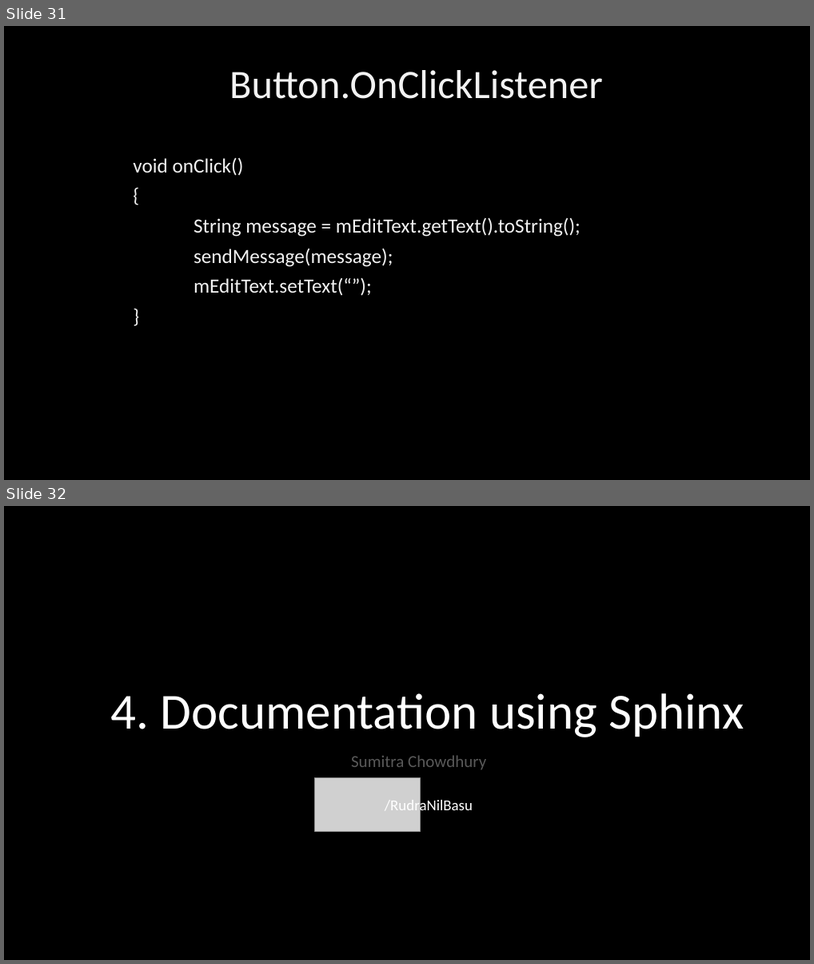
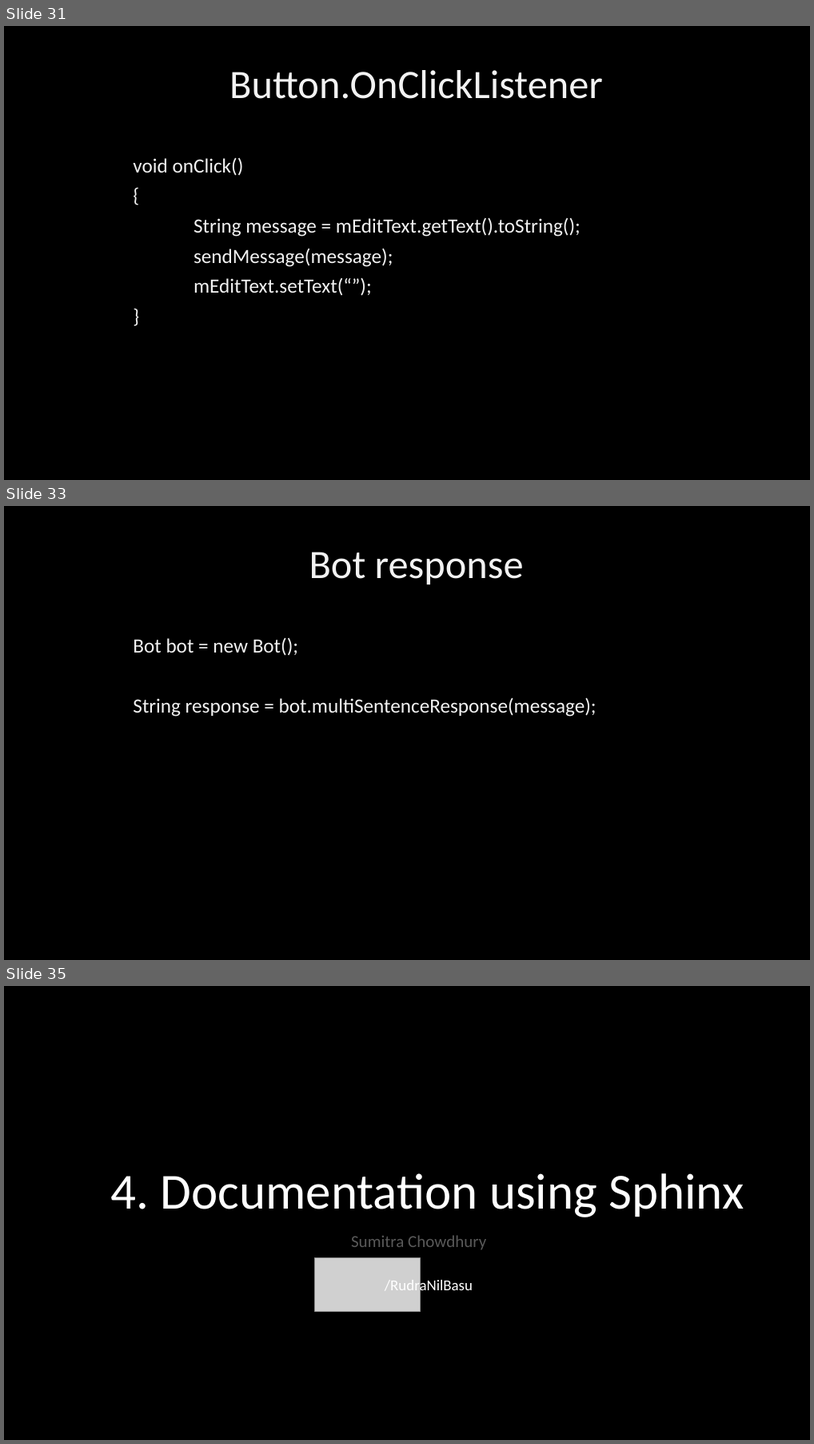
Before and after one commit to PhoenixRRDS/Presentation, a slide deck: The design and development of AIRYL.pptx. Shown one above the other, each under a label of ours: slides 31 and 32 before the commit, slides 31, 33 and 35 after it; the slides between them are not shown. The pictures are 814x964 and 814x1444 pixels, drawn with LibreOffice and Linux fonts; fonts in the diff are those of the drawing; grey boxes stand for pictures. Boxes give left, top, right and bottom in pixels: in the first picture for what was removed or moved away, otherwise in the second. Text is boxed around its words. In the diff, an @@ line names an element or a change of style, - is before the commit and + after.

```diff
--- a/The design and development of AIRYL.pptx
+++ b/The design and development of AIRYL.pptx
@@ slide 33 added at (4, 506, 810, 960), background #000000 @@
@@ text added at (310, 552, 524, 584), 48 pt, text #F2F2F2 @@
+Bot response
@@ text added at (133, 637, 597, 716), 24 pt, text #F2F2F2 @@
+Bot bot = new Bot();
+String response = bot.multiSentenceResponse(message);
@@ what was slide 32 is now slide 35 @@
```
Also in this commit, not shown: 1 slide changed, 6 other slides added.
